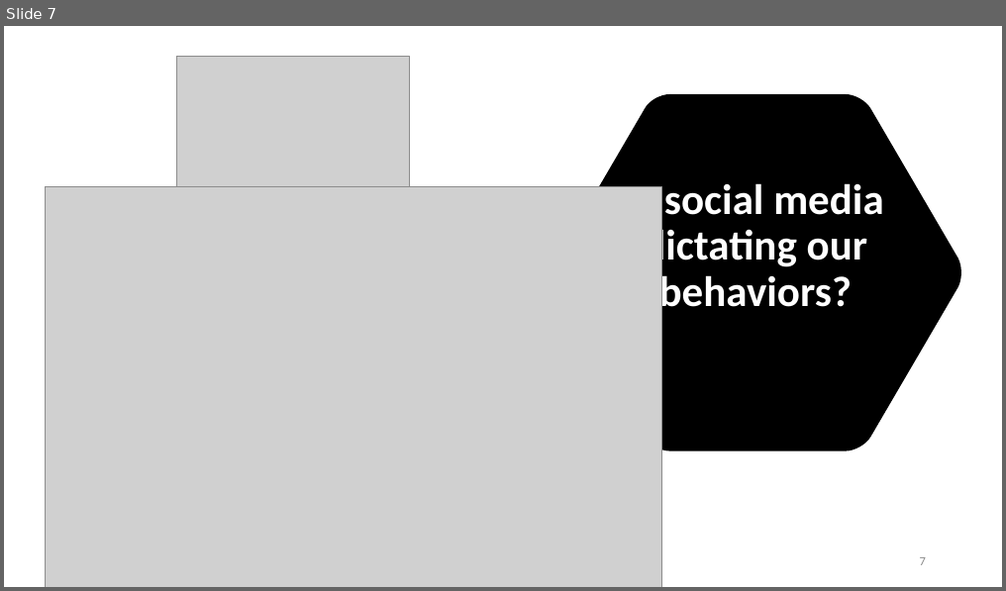
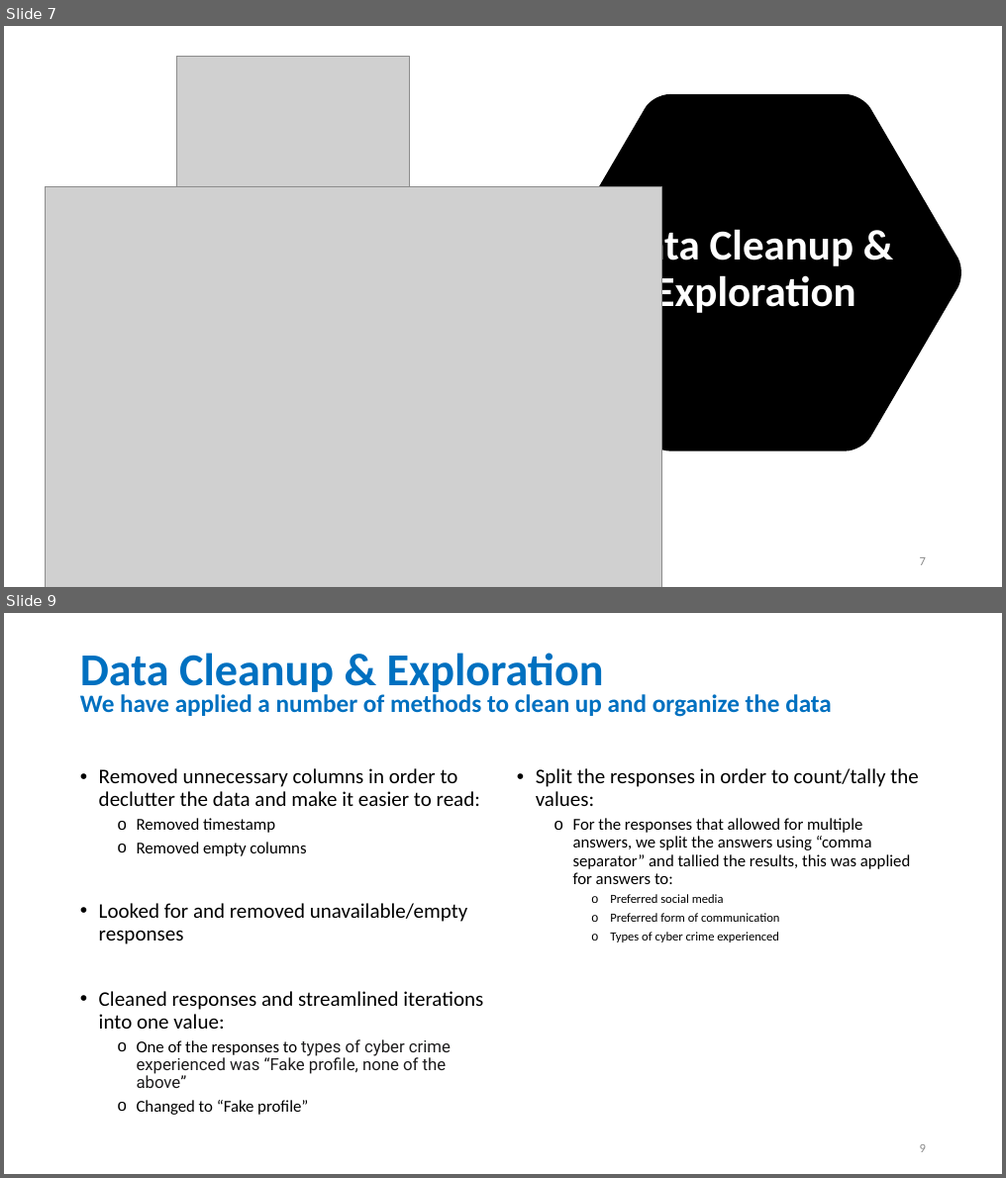
Before and after one commit to stephen823/Group_Project_1-How-Does-Social-Media-Impact-Our-Live, a slide deck: 002 - Deliverables/Social_Media_v0.01.pptx. Shown one above the other, each under a label of ours: slide 7 before the commit, slides 7 and 9 after it; the slides between them are not shown. The pictures are 1006x591 and 1006x1178 pixels, drawn with LibreOffice and Linux fonts; fonts in the diff are those of the drawing; grey boxes stand for pictures. Boxes give left, top, right and bottom in pixels: in the first picture for what was removed or moved away, otherwise in the second. Text is boxed around its words. In the diff, an @@ line names an element or a change of style, - is before the commit and + after.

```diff
--- a/002 - Deliverables/Social_Media_v0.01.pptx
+++ b/002 - Deliverables/Social_Media_v0.01.pptx
@@ slide 9 added at (4,613,1002,1174), background #FFFFFF @@
@@ title added at (80,653,604,697), 44 pt, text #0070C0, bold @@
+Data Cleanup & Exploration
@@ text added at (80,694,832,717), 24 pt, text #0070C0, bold @@
+We have applied a number of methods to clean up and organize the data
@@ text added at (99,768,483,1115), 20 pt, text #000000 @@
+• Removed unnecessary columns in order to declutter the data and make it easier to read:
+  o Removed timestamp
+  o Removed empty columns
+• Looked for and removed unavailable/empty responses
+• Cleaned responses and streamlined iterations into one value:
+  o One of the responses to types of cyber crime experienced was “Fake profile, none of the above”
+  o Changed to “Fake profile”
@@ text added at (536,768,919,943), 16 pt, text #000000 @@
+• Split the responses in order to count/tally the values:
+  o For the responses that allowed for multiple answers, we split the answers using “comma separator” and tallied the results, this was applied for answers to:
+    o Preferred social media
+    o Preferred form of communication
+    o Types of cyber crime experienced
@@ page number added at (920,1145,926,1153), 12 pt, text #8C8C8C @@
+9
@@ slide 7 changed as well @@
@@ title at (617,225,856,317): text changed @@
-Is social media dictating our behaviors?
+Data Cleanup & Exploration
```
Also in this commit, not shown: 4 other slides changed, 13 other slides added, 14 slides removed, 3 other files.
